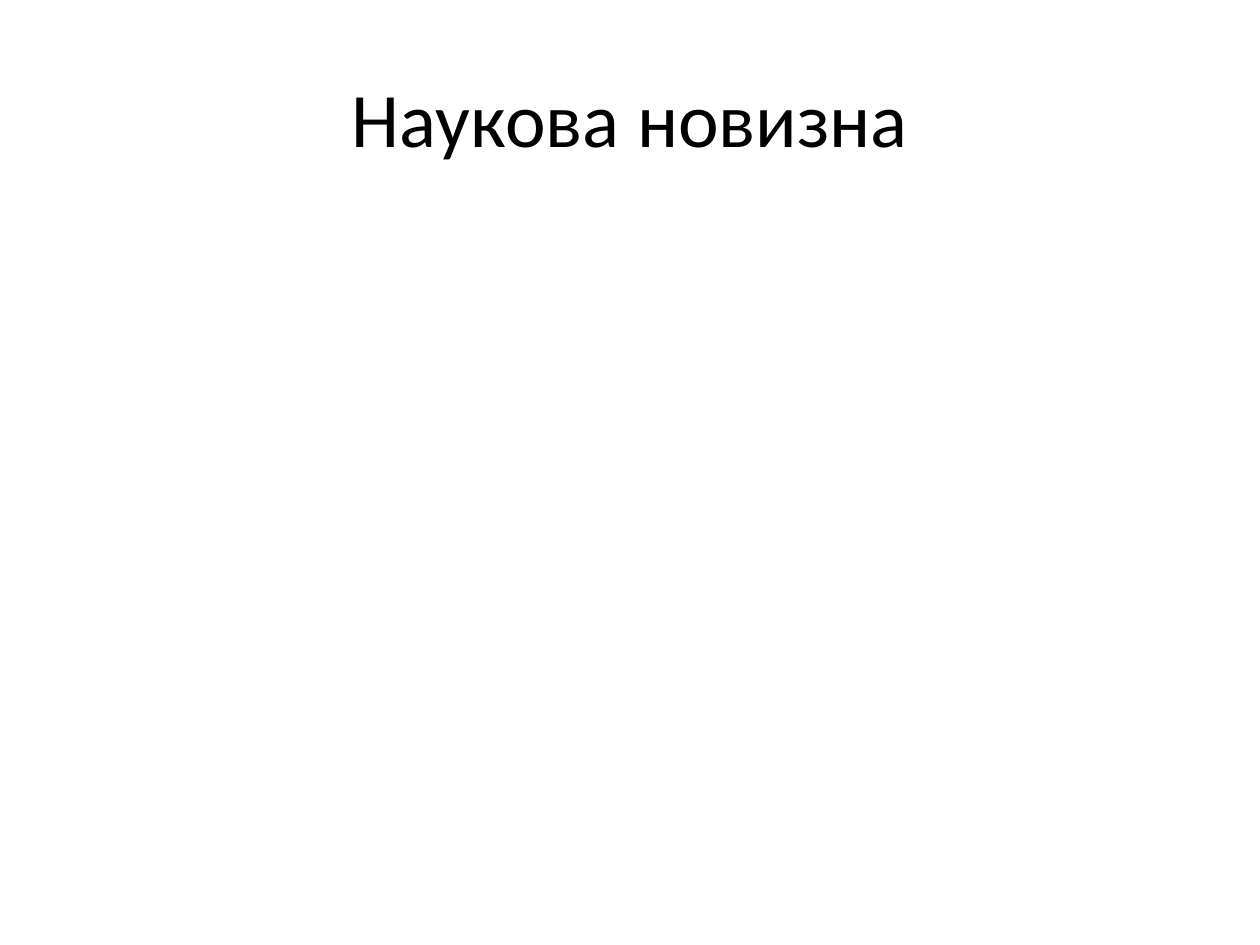
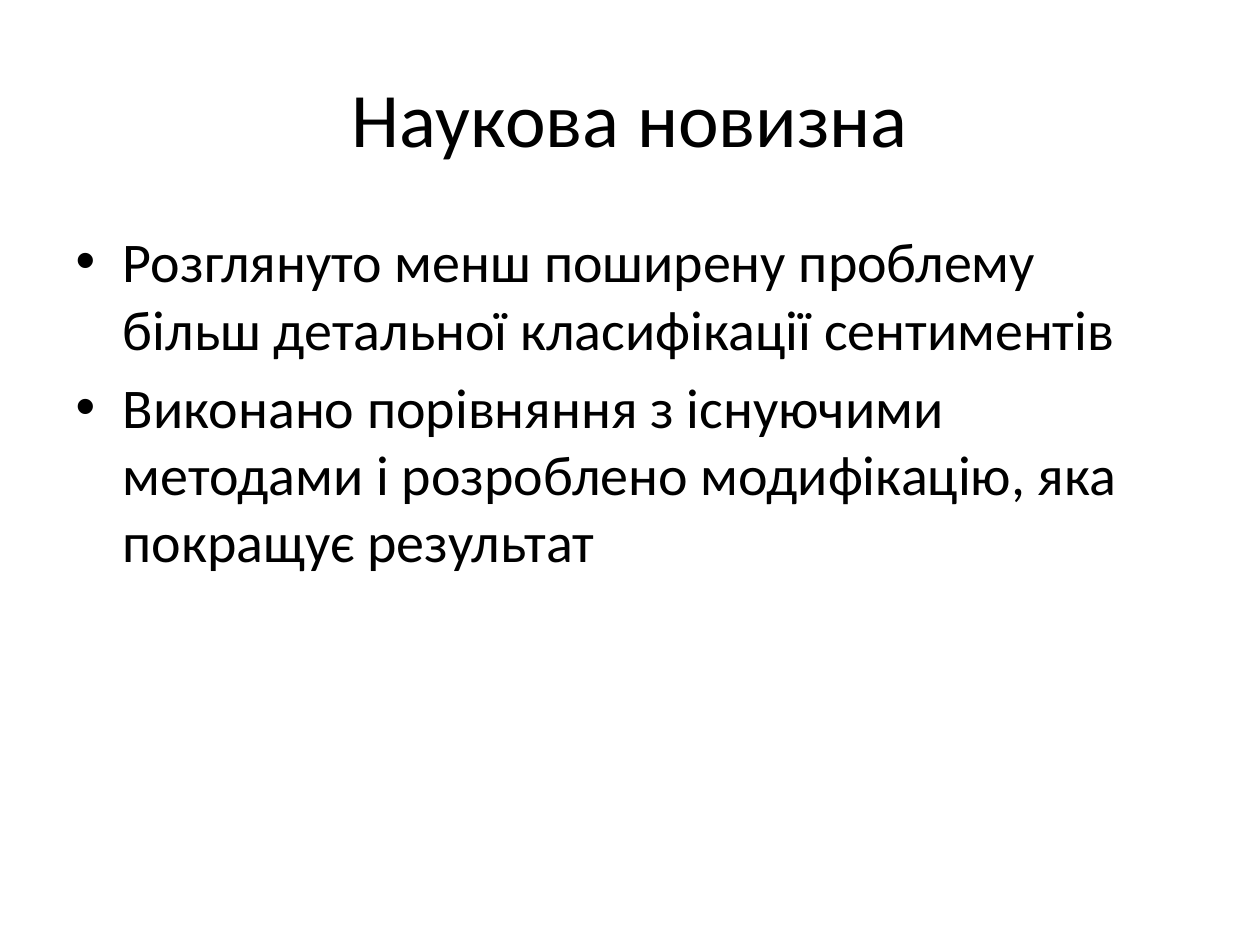
Before and after one commit to danylofitel/Pinocchio, a slide deck: slide 27 of valt_presentation/valt_thesis.pptx (slide 8 before the commit). Drawn at 1260x945 pixels with LibreOffice and Linux fonts; fonts in the diff are those of the drawing. Boxes give left, top, right and bottom in pixels: in the first picture for what was removed or moved away, otherwise in the second. Text is boxed around its words. In the diff, an @@ line names an element or a change of style, - is before the commit and + after.

```diff
--- a/valt_presentation/valt_thesis.pptx
+++ b/valt_presentation/valt_thesis.pptx
@@ text added at (123,244,1117,572), 32 pt, text #000000 @@
+• Розглянуто менш поширену проблему більш детальної класифікації сентиментів
+• Виконано порівняння з існуючими методами і розроблено модифікацію, яка покращує результат
```
Also in this commit, not shown: 6 other slides changed, 20 slides added, 1 slide removed, 1 other file.
